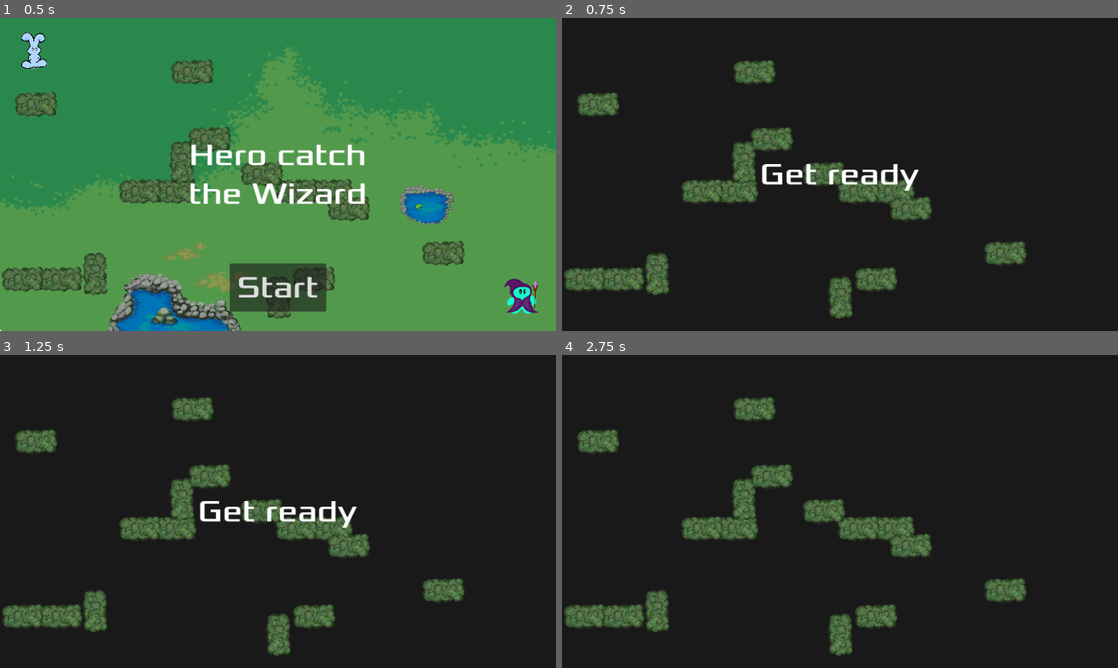
Above: before the commit, frames 1-4 (two rows, left to right).
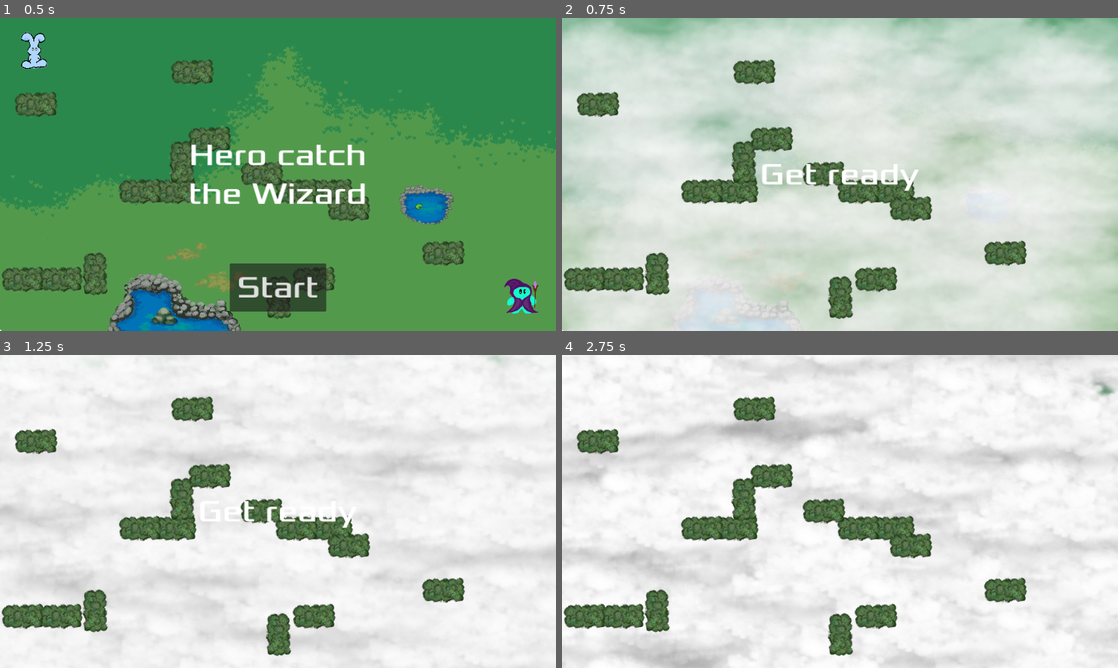
Above: after the commit, the same moments.

Repository: Robb-Fr/orbital-game-jam-6
Game: Godot game, scene res://scenes/main.tscn
Same seed, same stepped clock (60 frames per second), same inputs: the game is played once before the commit and once after it.
Inputs:
- Up to frame 1 (0.5 s): no input
- Up to frame 2 (0.75 s): click "Start" at 0.5 s
- Up to frame 3 (1.25 s): no input
- Up to frame 4 (2.75 s): hold D (left_move_right) 1.28-2.03 s; hold S (left_move_down) from 2.03 s (still down)

Frame 1 is identical in both runs. In frame 2, 92% of the frame differs, in the area x 0-100%, y 0-100%; in frame 3, 92%; in frame 4, 93%.

Commit message:
LE FADE IN FADE OUT WOUSHHH (sans son cela dit

Diff:
--- a/scenes/cloud_manager.gd
+++ b/scenes/cloud_manager.gd
@@ -1,8 +1,11 @@
 extends Node
 
-const NUMBER_CLOUDS = 100
-var visible;
+const NUMBER_CLOUDS = 300
+var clouds_visible = false
+enum FadingState {IN, OUT, NONE}
 
+var fading_state = FadingState.NONE
+var curr_self_modulate = 0.0;
 var velocities = []
 var coords = []
 
@@ -16,26 +19,37 @@
 		velocities[i] = Vector2(rng.randf_range(-1,1), rng.randf_range(-1,1))
 		var cloud_sprite = Sprite2D.new()
 		cloud_sprite.texture = load("res://art/cloud.png")
-		cloud_sprite.position = coords[i]
+		cloud_sprite.position = coords[i] + Vector2.ZERO
+		cloud_sprite.self_modulate.a = curr_self_modulate
 		add_child(cloud_sprite)
-		visible = true
+
 
 # Called every frame. 'delta' is the elapsed time since the previous frame.
 func _process(delta):
 	var move_x
 	var move_y
-	if visible:
+
+	print(curr_self_modulate)
+
+	if fading_state != FadingState.NONE:
+		var sign = 1.0 if fading_state == FadingState.IN else -1.0
+		curr_self_modulate = clamp(curr_self_modulate + delta * sign, 0.0, 1.0)
+		for i in range(NUMBER_CLOUDS):
+			get_children()[i].self_modulate.a = curr_self_modulate
+		if curr_self_modulate == 0.0 or curr_self_modulate == 1.0:
+			fading_state = FadingState.NONE
+	if 0.0 < curr_self_modulate:
 		for i in range(NUMBER_CLOUDS):
 			get_children()[i].position += velocities[i]
 
 
 func show_clouds():
-	for cloud in get_children():
-		cloud.self_modulate.a = 1.0
+	fading_state = FadingState.IN
+	for i in range(NUMBER_CLOUDS):
+		get_children()[i].position = coords[i] + Vector2.ZERO
 
 func hide_clouds():
-	for cloud in get_children():
-		cloud.self_modulate.a = 0.0
+	fading_state = FadingState.OUT
 
 func _on_flash_timer_timeout():
 	show_clouds()
--- a/scenes/main.gd
+++ b/scenes/main.gd
@@ -3,10 +3,10 @@
 func start():
 	$DarkTimer.start()
 	$HUD.show_message("Get ready")
-	$Clouds.visible = true
 	$Hero.start($HeroStartPosition.position)
 	$Wizard.start($WizardStartPosition.position)
 	$Music.play_song()
+	$CloudManager.show_clouds()
 
 # Called when the node enters the scene tree for the first time.
 func _ready():
@@ -17,7 +17,6 @@
 	pass
 
 func _on_flash_timer_timeout():
-	$Clouds.visible = true
 	$Hero.visible = false
 	$Wizard.visible = false
 	$Hero.can_move = true
@@ -27,7 +26,6 @@
 
 
 func _on_dark_timer_timeout():
-	$Clouds.visible = false
 	$Hero.visible = true
 	$Wizard.visible = true
 	$Hero.can_move = false
--- a/scenes/main.tscn
+++ b/scenes/main.tscn
@@ -8,7 +8,8 @@
 [ext_resource type="Script" path="res://scenes/wizard.gd" id="4_f7c6c"]
 [ext_resource type="Script" path="res://sound/music.gd" id="7_a3q6i"]
 [ext_resource type="Script" path="res://sound/sounds.gd" id="8_ad3sk"]
-[ext_resource type="PackedScene" uid="uid://ckjl7627fecke" path="res://scenes/hud.tscn" id="9_4xeko"]
+[ext_resource type="Script" path="res://scenes/cloud_manager.gd" id="8_npn4g"]
+[ext_resource type="PackedScene" path="res://scenes/hud.tscn" id="9_4xeko"]
 
 [node name="Main" type="Node2D"]
 script = ExtResource("1_vclpo")
@@ -52,6 +53,9 @@
 [node name="DarkTimer" type="Timer" parent="."]
 wait_time = 5.85
 one_shot = true
+
+[node name="CloudManager" type="Node2D" parent="."]
+script = ExtResource("8_npn4g")
 
 [node name="Wall2" parent="." instance=ExtResource("1_juajr")]
 position = Vector2(360, 360)
@@ -123,6 +127,8 @@
 position = Vector2(72, 72)
 
 [connection signal="timeout" from="FlashTimer" to="." method="_on_flash_timer_timeout"]
+[connection signal="timeout" from="FlashTimer" to="CloudManager" method="_on_flash_timer_timeout"]
 [connection signal="timeout" from="DarkTimer" to="." method="_on_dark_timer_timeout"]
+[connection signal="timeout" from="DarkTimer" to="CloudManager" method="_on_dark_timer_timeout"]
 [connection signal="hit_other" from="Hero" to="SoundsFX" method="_on_hero_hit_other"]
 [connection signal="start_game" from="HUD" to="." method="start"]
Not shown: 1 places in scenes/main.tscn that only renumber resources
